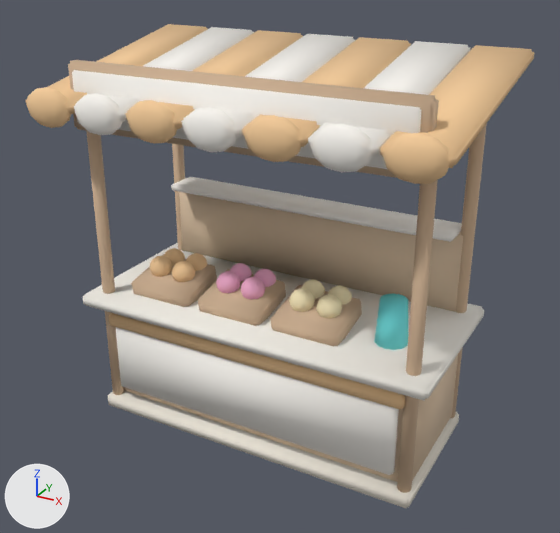
Renders of the FBX model CarrinhoSorvete_NovoProjeto/Assets/GirlPower/Orla3D/Models/MarketStall_Frutas.fbx from each side of a commit.
Before and after are seen from a 50 mm camera at (2.41, -4.39, 3.43) aimed at (0.05, -0.08, 1.28). Every picture has the same lights, and +X, +Y and +Z are marked at lower left. The picture after the commit comes second. Where no turn or scale is listed for an object, it has been applied to the vertices.

Objects in the first picture: 'Estab_Base', 'Estab_CanopyFade'.
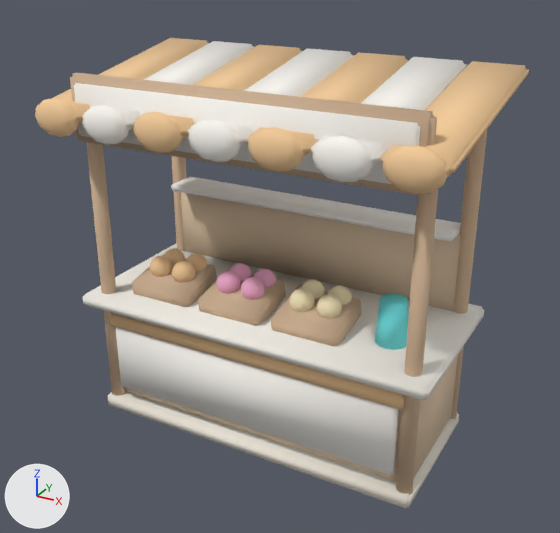
Where the change shows, as pixel boxes (x1, y1, x2, y2) in the pictures (560 x 533 px; the box of a moved part takes in the faces that stretch with it):
'Estab_Base', reshaped
    before: (68, 60, 487, 508)
    after: (70, 73, 487, 508)
'Estab_CanopyFade', reshaped, moved
    before: (26, 24, 534, 184)
    after: (35, 38, 529, 193)
part 1 of me_baseplinth, moved or reshaped
    before: (68, 60, 439, 178)
    after: (70, 73, 437, 196)
part 2 of me_baseplinth, moved or reshaped
    before: (72, 70, 421, 169)
    after: (74, 83, 420, 184)
part 3 of me_baseplinth, moved or reshaped (mostly hidden)
    before: (86, 123, 487, 493)
    after: (86, 130, 487, 495)
part 4 of me_awning_0, moved or reshaped
    before: (26, 24, 208, 114)
    after: (35, 38, 209, 123)
part 5 of me_awning_0, moved or reshaped
    before: (26, 87, 71, 128)
    after: (35, 98, 79, 137)
part 6 of me_awning_0, moved or reshaped
    before: (74, 27, 254, 122)
    after: (82, 41, 254, 130)
part 7 of me_awning_0, moved or reshaped
    before: (75, 93, 122, 135)
    after: (82, 105, 129, 144)
part 8 of me_awning_0, moved or reshaped
    before: (125, 30, 303, 129)
    after: (133, 45, 302, 138)
part 9 of me_awning_0, moved or reshaped
    before: (181, 34, 355, 138)
    after: (188, 48, 354, 146)
part 10 of me_awning_0, moved or reshaped
    before: (242, 37, 411, 147)
    after: (247, 52, 408, 156)
part 11 of me_awning_0, moved or reshaped
    before: (308, 41, 470, 157)
    after: (311, 57, 466, 166)
part 12 of me_awning_0, moved or reshaped
    before: (310, 124, 372, 172)
    after: (312, 136, 374, 182)
part 13 of me_awning_0, moved or reshaped
    before: (380, 45, 534, 168)
    after: (381, 61, 529, 177)
part 14 of me_awning_0, moved or reshaped
    before: (383, 133, 449, 184)
    after: (382, 146, 449, 193)
part 15 of me_awning_0, moved or reshaped
    before: (127, 100, 301, 162)
    after: (133, 112, 305, 171)

Diff of the bpy script that builds the scene:
```diff
--- a/CarrinhoSorvete_NovoProjeto/Assets/GirlPower/Orla3D/Models/MarketStall_Frutas.fbx.py
+++ b/CarrinhoSorvete_NovoProjeto/Assets/GirlPower/Orla3D/Models/MarketStall_Frutas.fbx.py
@@ me_awning_0 @@
-me_awning_0.from_pydata(...)  # 588 vertices, 630 faces; spans x -1.41..1.41, y -0.88..0.75, z -0.29..0.19
+me_awning_0.from_pydata(...)  # 588 vertices, 630 faces; spans x -1.39..1.39, y -0.84..0.74, z -0.27..0.17
+# me_awning_0 part 4: the loose piece of 32 vertices spanning x -1.41..-1.02, y -0.83..0.75, z -0.19..0.19 is scaled about its middle by (0.968, 0.959, 0.87), then moved by (0.02, 0.02, 0.0)
+# me_awning_0 part 5: the loose piece of 52 vertices spanning x -1.38..-1.04, y -0.88..-0.74, z -0.29..-0.03 is moved by (0.02, 0.04, 0.01)
+# me_awning_0 part 6: the loose piece of 32 vertices spanning x -1.0..-0.61, y -0.83..0.75, z -0.19..0.19 is scaled about its middle by (0.968, 0.959, 0.87), then moved by (0.01, 0.02, 0.0)
+# me_awning_0 part 7: the loose piece of 52 vertices spanning x -0.98..-0.64, y -0.88..-0.74, z -0.29..-0.03 is moved by (0.01, 0.04, 0.01)
+# me_awning_0 part 8: the loose piece of 32 vertices spanning x -0.6..-0.21, y -0.83..0.75, z -0.19..0.19 is scaled about its middle by (0.968, 0.959, 0.87), then moved by (0.01, 0.02, 0.0)
+# me_awning_0 part 9: the loose piece of 32 vertices spanning x -0.19..0.19, y -0.83..0.75, z -0.19..0.19 is scaled about its middle by (0.968, 0.959, 0.87), then moved by (0.0, 0.02, 0.0)
+# me_awning_0 part 10: the loose piece of 32 vertices spanning x 0.21..0.6, y -0.83..0.75, z -0.19..0.19 is scaled about its middle by (0.968, 0.959, 0.87), then moved by (-0.01, 0.02, 0.0)
+# me_awning_0 part 11: the loose piece of 32 vertices spanning x 0.61..1.0, y -0.83..0.75, z -0.19..0.19 is scaled about its middle by (0.968, 0.959, 0.87), then moved by (-0.01, 0.02, 0.0)
+# me_awning_0 part 12: the loose piece of 52 vertices spanning x 0.64..0.98, y -0.88..-0.74, z -0.29..-0.03 is moved by (-0.01, 0.04, 0.01)
+# me_awning_0 part 13: the loose piece of 32 vertices spanning x 1.02..1.41, y -0.83..0.75, z -0.19..0.19 is scaled about its middle by (0.968, 0.959, 0.87), then moved by (-0.02, 0.02, 0.0)
+# me_awning_0 part 14: the loose piece of 52 vertices spanning x 1.04..1.38, y -0.88..-0.74, z -0.29..-0.03 is moved by (-0.02, 0.04, 0.01)
+# me_awning_0 part 15: 153 vertices removed from x -0.57..0.57, y -0.88..-0.74, z -0.29..-0.03; 153 vertices added at x -0.57..0.57, y -0.84..-0.7, z -0.26..-0.03
 me_awning_0.materials.append(mat_ac_orange)
@@ me_baseplinth @@
-me_baseplinth.from_pydata(...)  # 1520 vertices, 1574 faces; spans x -1.32..1.32, y -0.64..0.62, z 0.0..2.64
+me_baseplinth.from_pydata(...)  # 1536 vertices, 1582 faces; spans x -1.32..1.32, y -0.64..0.62, z 0.0..2.56
+# me_baseplinth part 1: the loose piece of 32 vertices spanning x -1.22..1.22, y -0.62..-0.52, z 2.2..2.64 is moved by (0.0, 0.0, -0.08)
+# me_baseplinth part 2: the loose piece of 32 vertices spanning x -1.15..1.15, y -0.64..-0.56, z 2.25..2.59 is moved by (0.0, 0.0, -0.08)
+# me_baseplinth part 3
+# 76 vertices are removed from x -1.22..1.22, y -0.52..0.52, z 0.0..2.48
+# 48 faces are deleted
+# 4 vertices move within x -1.17..1.17, y -0.52..0.52, z 0.0
+# 48 vertices are added at x -1.23..1.23, y -0.52..0.53, z 0.0..2.38
+# 24 new vertices lie (0.0, 0.0, 2.2) away from vertices in x -1.23..1.23, y -0.52..-0.41, z 0.0
+# 20 new vertices lie (0.0, 0.0, 2.38) away from vertices in x -1.23..1.23, y 0.42..0.52, z 0.0
+# 56 new faces join them, mat_ac_woodwarm (beige #d3b596)
 me_baseplinth.materials.append(mat_ac_stonewarm)
@@ ob_estab_canopyfade @@
 ob_estab_canopyfade = bpy.data.objects.new('Estab_CanopyFade', me_awning_0)
-ob_estab_canopyfade.location = (0.0, 0.0, 2.54)
+ob_estab_canopyfade.location = (0.0, 0.0, 2.46)
```
